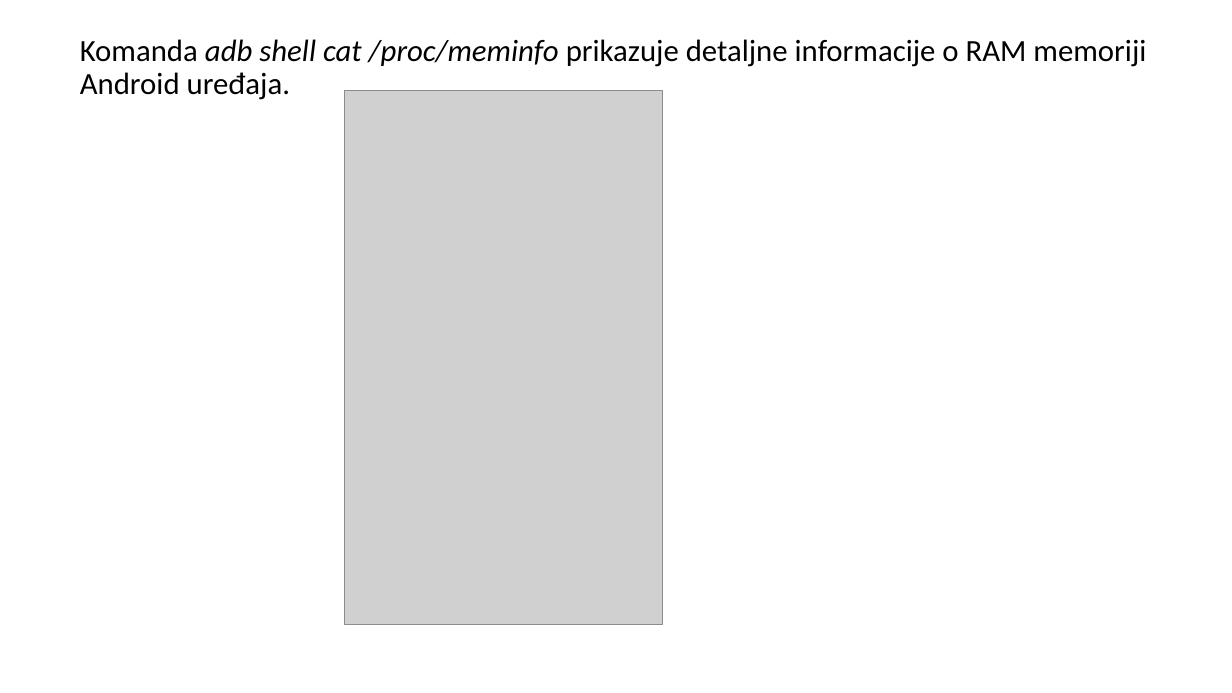
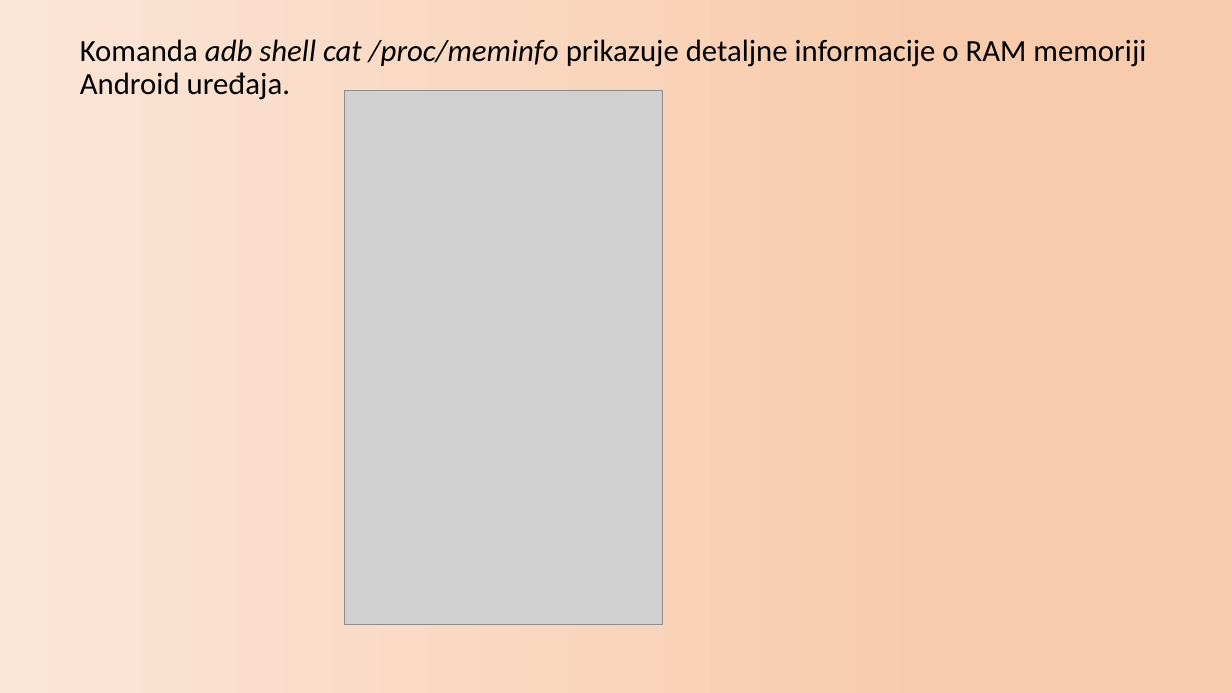
Before and after one commit to zvasiccc/DigitalnaForenzika, a slide deck: slide 13 of Primena ADB alata u analizi Android uređaja.pptx (slide 11 before the commit). Drawn at 1232x693 pixels with LibreOffice and Linux fonts; fonts in the diff are those of the drawing; grey boxes stand for pictures. Boxes give left, top, right and bottom in pixels: in the first picture for what was removed or moved away, otherwise in the second. Text is boxed around its words. In the diff, an @@ line names an element or a change of style, - is before the commit and + after.

```diff
--- a/Primena ADB alata u analizi Android uređaja.pptx
+++ b/Primena ADB alata u analizi Android uređaja.pptx
@@ background #FFFFFF to gradient #FBE5D6 to #F8CBAD @@
```
Also in this commit, not shown: 13 other slides changed, 2 slides added, 2 other files.
